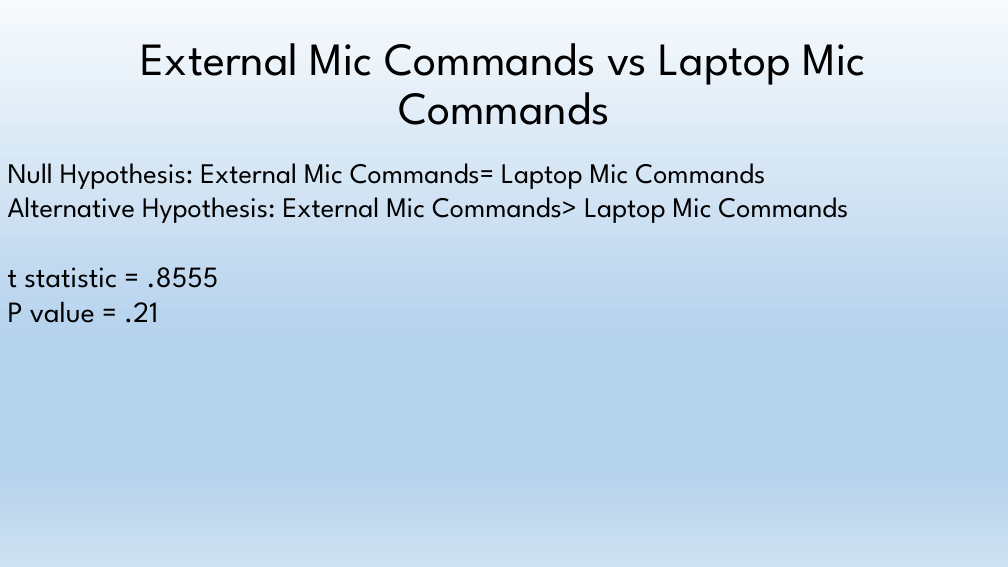
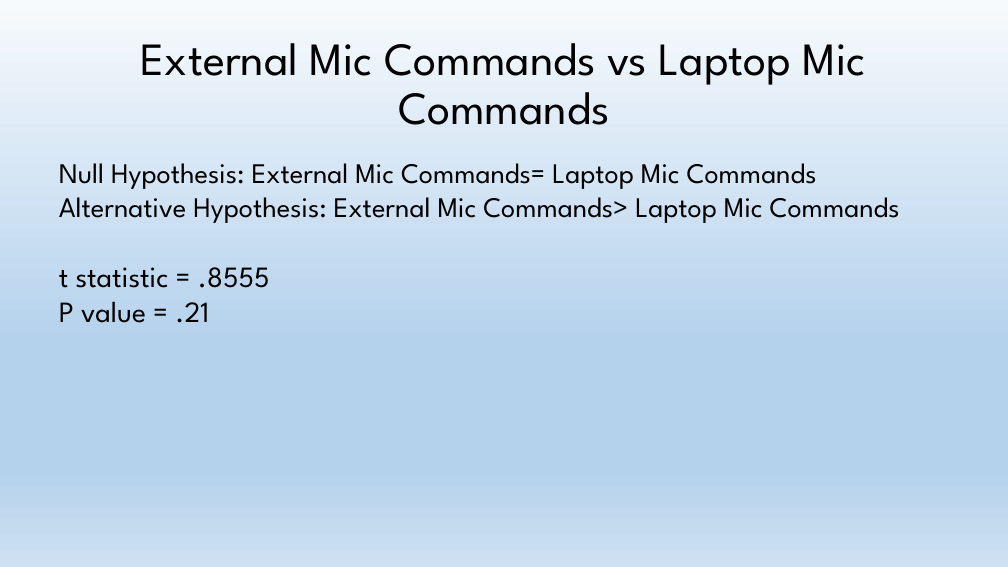
Before and after one commit to ShawnStrong/JustTwoMore, a slide deck: slide 14 of User Eval Report.pptx (slide 11 before the commit). Drawn at 1008x567 pixels with LibreOffice and Linux fonts; fonts in the diff are those of the drawing. Boxes give left, top, right and bottom in pixels: in the first picture for what was removed or moved away, otherwise in the second. Text is boxed around its words. In the diff, an @@ line names an element or a change of style, - is before the commit and + after.

```diff
--- a/User Eval Report.pptx
+++ b/User Eval Report.pptx
@@ text "Null Hypothesis: External Mic Commands= ..." moved from (x1=8, y1=163, x2=848, y2=323) to (x1=59, y1=163, x2=900, y2=323) @@
```
Also in this commit, not shown: 3 other slides changed, 4 slides added, 1 slide removed.
